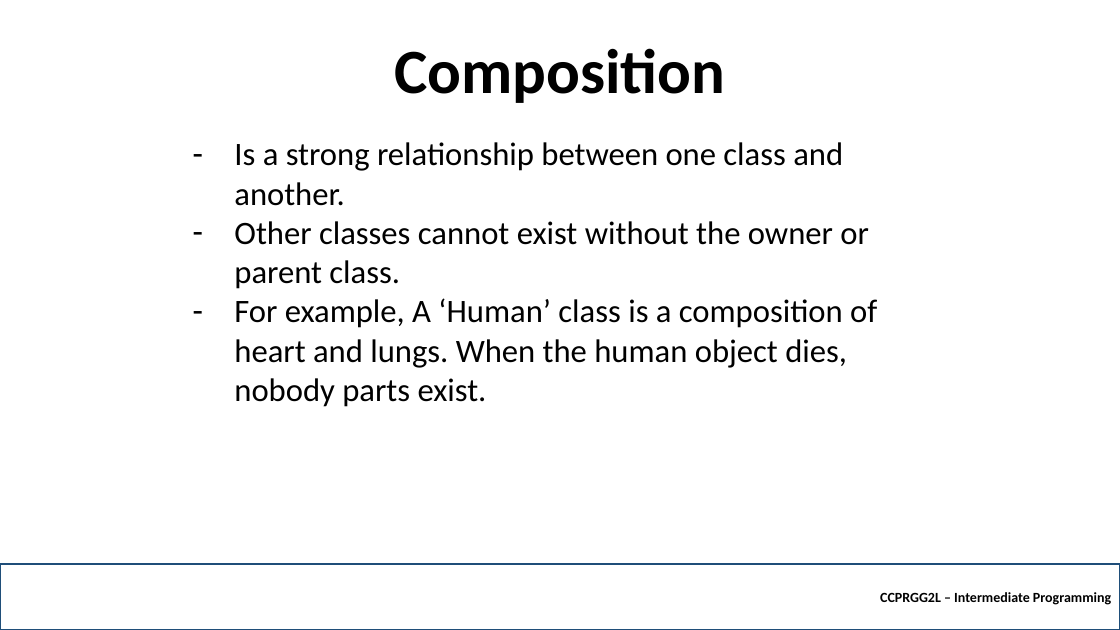
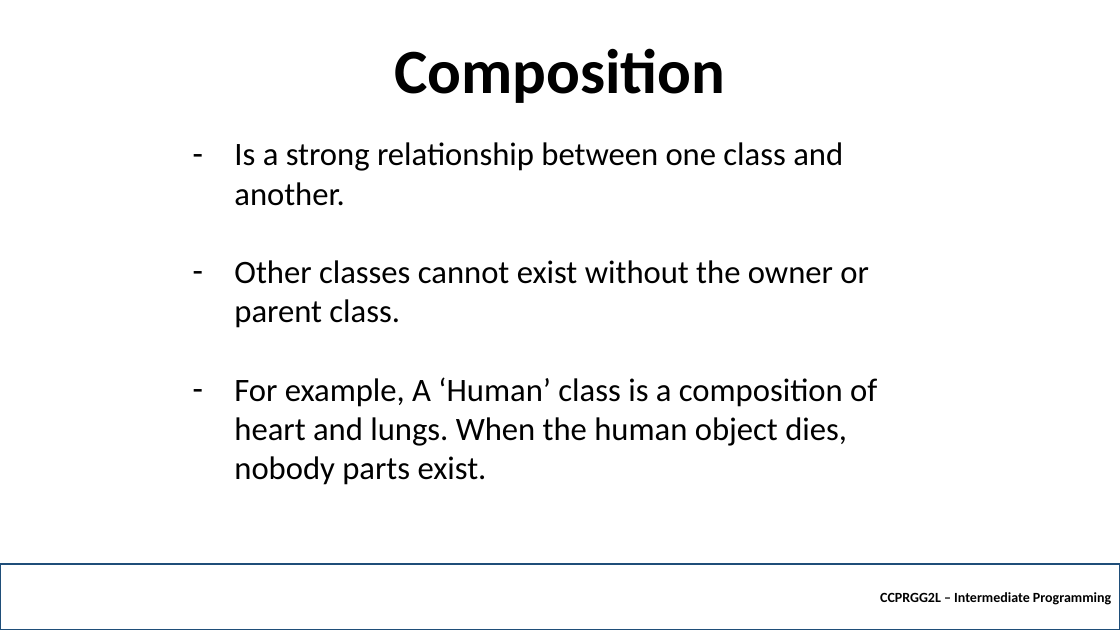
Before and after one commit to robitussin/CCPRGG2L, a slide deck: slide 8 of week_6/Composition.pptx (slide 7 before the commit). Drawn at 1120x630 pixels with LibreOffice and Linux fonts; fonts in the diff are those of the drawing; background and template pictures are left out. Boxes give left, top, right and bottom in pixels: in the first picture for what was removed or moved away, otherwise in the second. Text is boxed around its words. In the diff, an @@ line names an element or a change of style, - is before the commit and + after.

```diff
--- a/week_6/Composition.pptx
+++ b/week_6/Composition.pptx
@@ text "Is a strong relationship between ..." rewrapped from (234,142,877,407) to (234,142,877,485) @@
```
Also in this commit, not shown: 1 other slide changed, 1 slide added, 11 other files.
